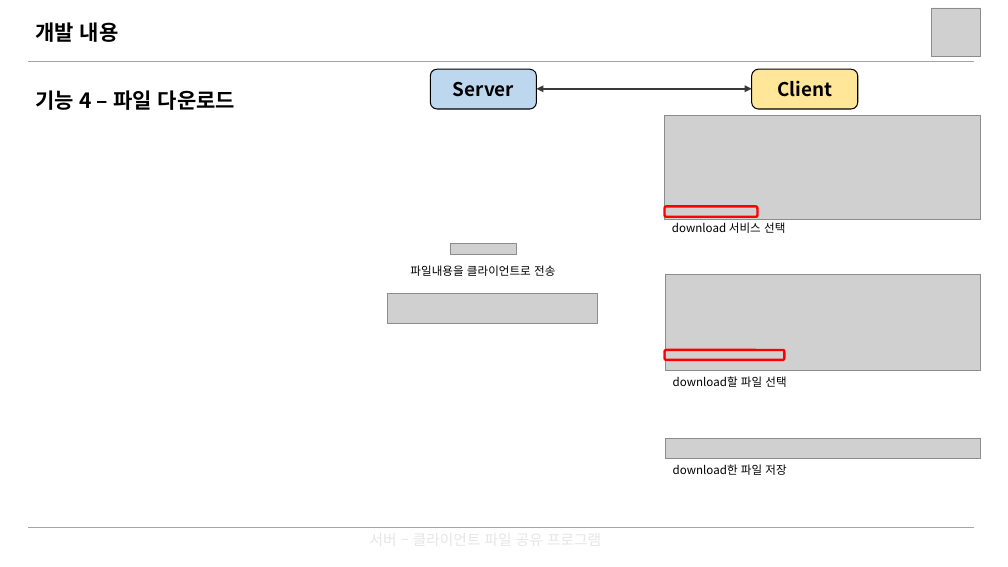
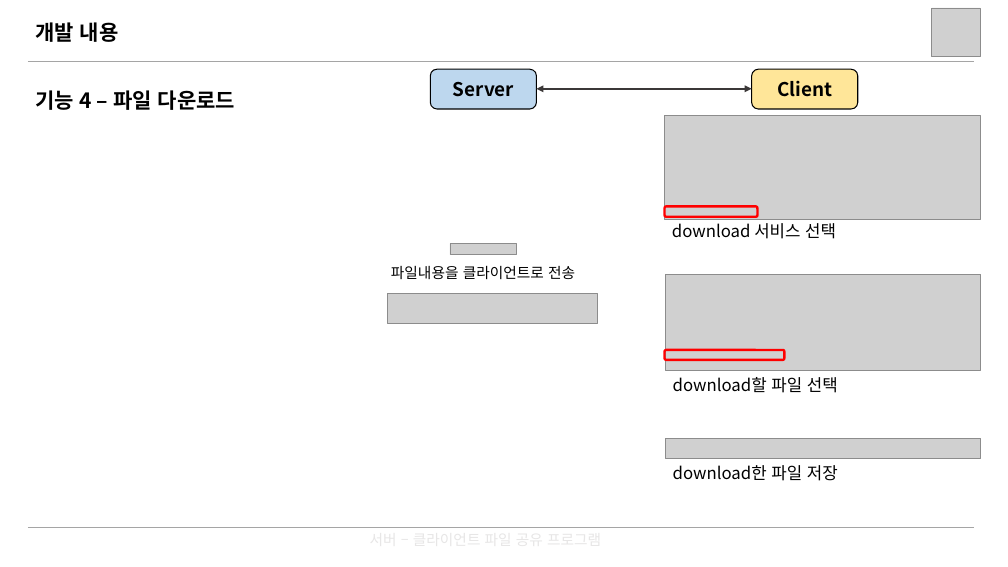
Before and after one commit to yeongjukwak/file-sharing-program, a slide deck: slide 10 of ppt/시스템프로그래밍_프로젝트_발표자료_곽영주_양현규_박종건.pptx. Drawn at 1008x567 pixels with LibreOffice and Linux fonts; fonts in the diff are those of the drawing; grey boxes stand for pictures. Boxes give left, top, right and bottom in pixels: in the first picture for what was removed or moved away, otherwise in the second. Text is boxed around its words. In the diff, an @@ line names an element or a change of style, - is before the commit and + after.

```diff
--- a/ppt/시스템프로그래밍_프로젝트_발표자료_곽영주_양현규_박종건.pptx
+++ b/ppt/시스템프로그래밍_프로젝트_발표자료_곽영주_양현규_박종건.pptx
@@ text "파일내용을 클라이언트로 전송" moved from (x1=410, y1=265, x2=555, y2=276) to (x1=391, y1=266, x2=575, y2=279) @@
@@ text "파일내용을 클라이언트로 전송" at (x1=391, y1=266, x2=575, y2=279): size 11 to 14 pt @@
@@ size 11 to 16 pt in 3 elements at (x1=672, y1=223, x2=836, y2=239), (x1=673, y1=377, x2=838, y2=393), (x1=673, y1=465, x2=838, y2=481) @@
```
Also in this commit, not shown: 11 other slides changed.
